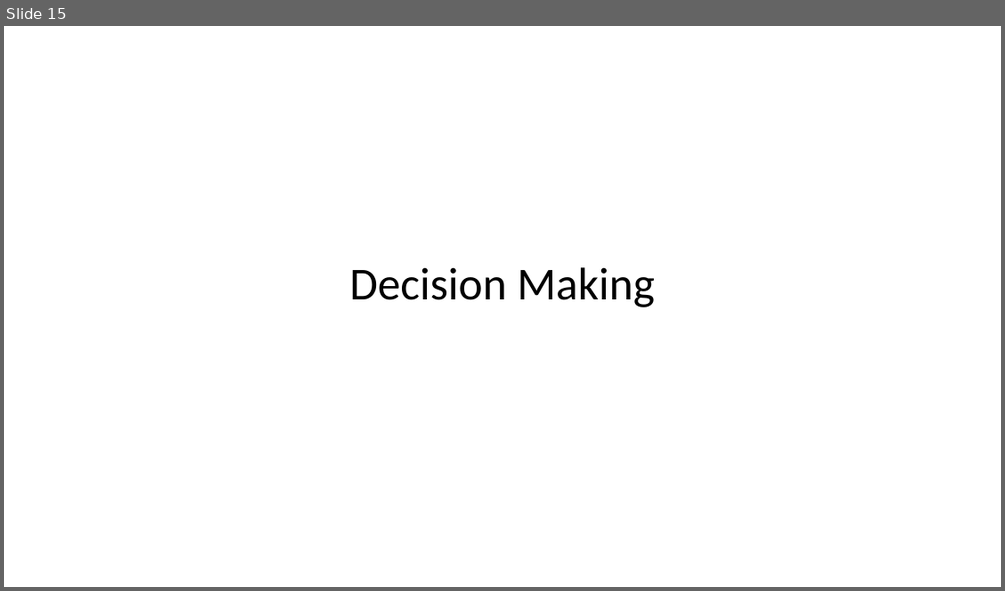
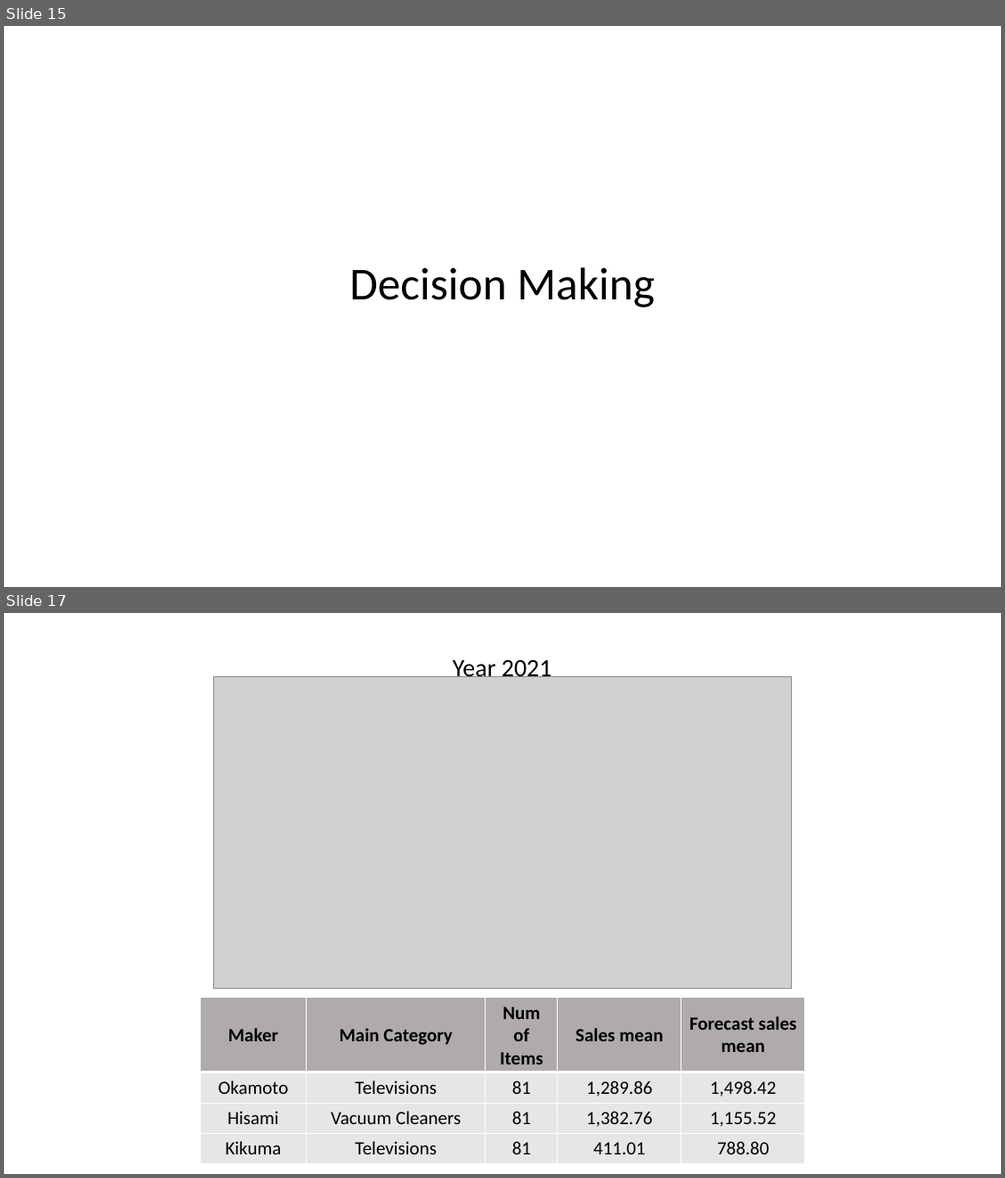
Before and after one commit to jafar-shodiq/complete-proj, a slide deck: 2021/07/apply/ilmuone-data/ppt.pptx. Shown one above the other, each under a label of ours: slide 15 before the commit, slides 15 and 17 after it; the slides between them are not shown. The pictures are 1005x591 and 1005x1178 pixels, drawn with LibreOffice and Linux fonts; fonts in the diff are those of the drawing; grey boxes stand for pictures. Boxes give left, top, right and bottom in pixels: in the first picture for what was removed or moved away, otherwise in the second. Text is boxed around its words. In the diff, an @@ line names an element or a change of style, - is before the commit and + after.

```diff
--- a/2021/07/apply/ilmuone-data/ppt.pptx
+++ b/2021/07/apply/ilmuone-data/ppt.pptx
@@ slide 17 added at <box>4,613,1001,1174</box>, background #FFFFFF @@
@@ text added at <box>453,660,552,682</box>, 24 pt, text #000000 @@
+Year 2021
@@ picture added at <box>213,676,793,989</box> @@
@@ table added at <box>200,997,804,1158</box>, 4 rows, 5 columns @@
+Maker | Main Category | Num of Items | Sales mean | Forecast sales mean
+Okamoto | Televisions | 81 | 1,289.86 | 1,498.42
+Hisami | Vacuum Cleaners | 81 | 1,382.76 | 1,155.52
+Kikuma | Televisions | 81 | 411.01 | 788.80
```
Also in this commit, not shown: 5 slides changed, 4 other slides added, 1 slide removed, 9 other files.
